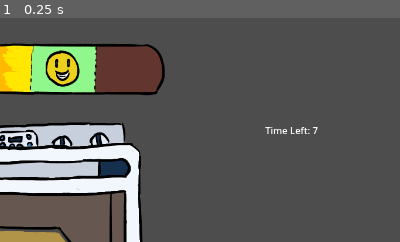
Above: before the commit, frame 1.
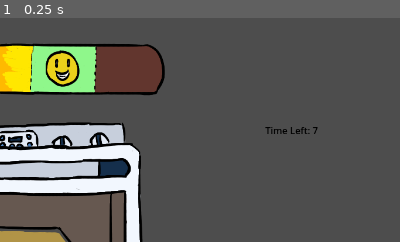
Above: after the commit, the same moment.

Repository: yanalex981/Tasty-Treads
Game: Godot game, scene res://Scenes/Microgames/OvenMicrogame.tscn
Same seed, same stepped clock (60 frames per second), same inputs: the game is played once before the commit and once after it. This scene is started directly instead of the project's main scene.
Inputs:
- Up to frame 1 (0.25 s): no input
The pictures show only the part of the screen within x 50-100%, y 7-57%; the shares and areas given below are measured in that part.

The runs differ from the first frame. In frame 1, 0.2% of the frame differs, in the area x 66-80%, y 48-52%.

Commit message:
Made labels black.

Diff:
--- a/Scenes/Microgames/CoolingMicrogame.tscn
+++ b/Scenes/Microgames/CoolingMicrogame.tscn
@@ -62,6 +62,8 @@
 "blow_air": SubResource("Animation_qx56t")
 }
 
+[sub_resource type="Theme" id="Theme_ep4mn"]
+
 [node name="CoolingMicrogame" type="Node2D"]
 script = ExtResource("1_6n2qk")
 
@@ -310,5 +312,7 @@
 offset_top = 232.0
 offset_right = 1176.0
 offset_bottom = 255.0
+theme = SubResource("Theme_ep4mn")
+theme_override_colors/font_color = Color(0, 0, 0, 1)
 
 [connection signal="timeout" from="UI/GameTimer" to="." method="_on_game_timer_timeout"]
--- a/Scenes/Microgames/DecorationMicrogame.tscn
+++ b/Scenes/Microgames/DecorationMicrogame.tscn
@@ -6,6 +6,8 @@
 [ext_resource type="PackedScene" uid="uid://dobv58p7ry18r" path="res://Scenes/Microgames/Decoration.tscn" id="3_2lqhw"]
 [ext_resource type="Script" path="res://Scripts/Microgames/Decorations/RobotTray.gd" id="4_nv0if"]
 [ext_resource type="Texture2D" uid="uid://bcv26d4pgyb82" path="res://Assets/Controls/catch_sprinkles.png" id="6_oo4uf"]
+
+[sub_resource type="Theme" id="Theme_3o7dn"]
 
 [sub_resource type="RectangleShape2D" id="RectangleShape2D_7wg74"]
 size = Vector2(34, 430.511)
@@ -16,6 +18,8 @@
 [sub_resource type="CapsuleShape2D" id="CapsuleShape2D_xnx5k"]
 radius = 67.915
 height = 327.657
+
+[sub_resource type="Theme" id="Theme_rlvrl"]
 
 [node name="DecorationMicrogame" type="Node2D"]
 script = ExtResource("1_vo2ua")
@@ -30,6 +34,8 @@
 offset_top = 320.0
 offset_right = 1312.0
 offset_bottom = 398.0
+theme = SubResource("Theme_3o7dn")
+theme_override_colors/font_color = Color(0, 0, 0, 1)
 text = "0"
 
 [node name="BoundingBox" type="StaticBody2D" parent="."]
@@ -91,6 +97,8 @@
 offset_top = 320.0
 offset_right = 1264.0
 offset_bottom = 398.0
+theme = SubResource("Theme_rlvrl")
+theme_override_colors/font_color = Color(0, 0, 0, 1)
 text = "Sprinkles:        /  8"
 
 [node name="EndUI" type="Control" parent="UI"]
--- a/Scenes/Microgames/FridgeMicrogame.tscn
+++ b/Scenes/Microgames/FridgeMicrogame.tscn
@@ -99,6 +99,12 @@
 radius = 26.3578
 height = 55.9105
 
+[sub_resource type="Theme" id="Theme_7iirb"]
+
+[sub_resource type="Theme" id="Theme_i1u0x"]
+
+[sub_resource type="Theme" id="Theme_essct"]
+
 [node name="FridgeMicrogame" type="Node2D"]
 script = ExtResource("1_j84xc")
 
@@ -371,6 +377,8 @@
 offset_top = 416.0
 offset_right = 1296.0
 offset_bottom = 494.0
+theme = SubResource("Theme_7iirb")
+theme_override_colors/font_color = Color(0, 0, 0, 1)
 text = "Ingredients:        /"
 
 [node name="ProgressLabel" type="Label" parent="UI/NecessaryLabel"]
@@ -378,6 +386,8 @@
 offset_left = 108.0
 offset_right = 284.0
 offset_bottom = 78.0
+theme = SubResource("Theme_i1u0x")
+theme_override_colors/font_color = Color(0, 0, 0, 1)
 text = "0"
 
 [node name="TotalLabel" type="Label" parent="UI/NecessaryLabel"]
@@ -385,6 +395,8 @@
 offset_left = 140.0
 offset_right = 180.0
 offset_bottom = 26.0
+theme = SubResource("Theme_essct")
+theme_override_colors/font_color = Color(0, 0, 0, 1)
 text = "3"
 
 [node name="EndUI" type="Control" parent="UI"]
--- a/Scenes/Microgames/OvenMicrogame.tscn
+++ b/Scenes/Microgames/OvenMicrogame.tscn
@@ -82,6 +82,7 @@
 offset_top = 232.0
 offset_right = 1176.0
 offset_bottom = 255.0
+theme_override_colors/font_color = Color(0, 0, 0, 1)
 
 [connection signal="timeout" from="UI/BakeLevelBar/LullTimer" to="UI/BakeLevelBar" method="_on_lull_timer_timeout"]
 [connection signal="timeout" from="UI/GameTimer" to="." method="_on_game_timer_timeout"]
Not shown: 1 places in Scenes/Microgames/CoolingMicrogame.tscn that only renumber resources
Not shown: 1 places in Scenes/Microgames/DecorationMicrogame.tscn that only renumber resources
Not shown: 1 places in Scenes/Microgames/FridgeMicrogame.tscn that only renumber resources
Not shown: 1 places in Scenes/Microgames/OvenMicrogame.tscn that only renumber resources
